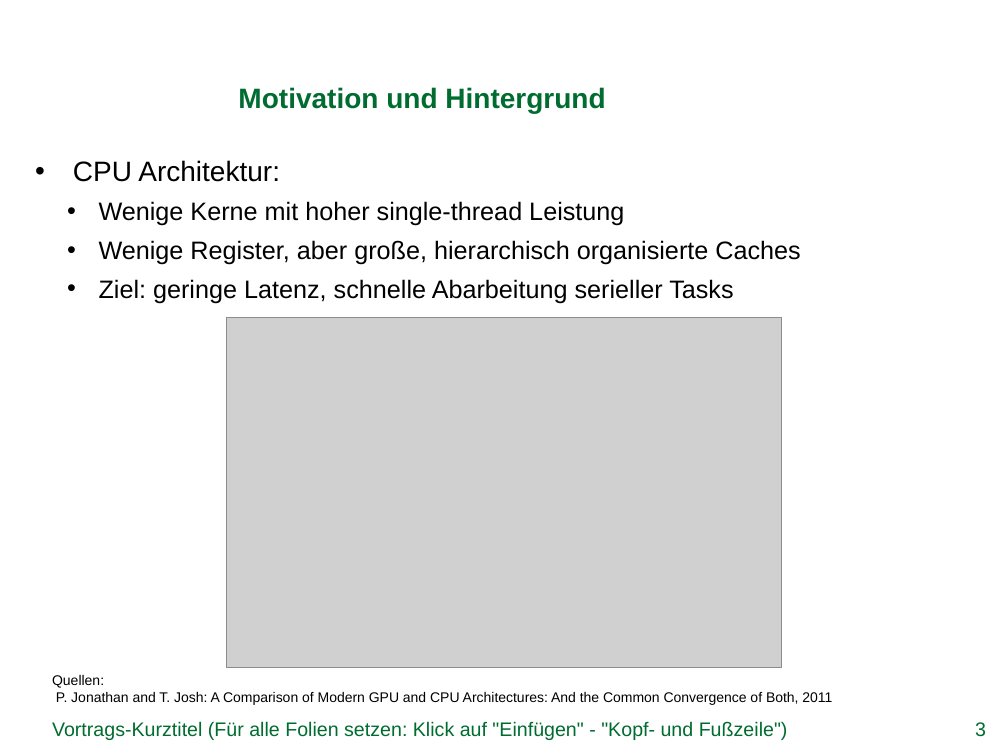
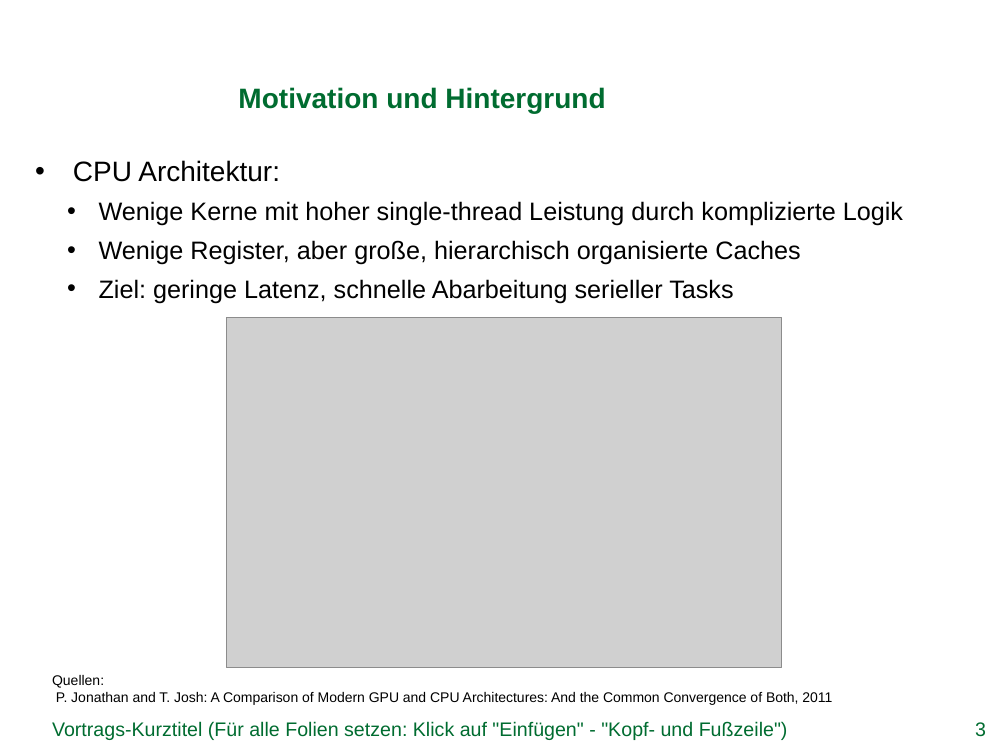
Before and after one commit to DominikBitzer/cuda_project, a slide deck: slide 3 of CUDA_presentation.pptx. Drawn at 1008x756 pixels with LibreOffice and Linux fonts; fonts in the diff are those of the drawing; grey boxes stand for pictures; background and template pictures are left out. Boxes give left, top, right and bottom in pixels: in the first picture for what was removed or moved away, otherwise in the second. Text is boxed around its words. In the diff, an @@ line names an element or a change of style, - is before the commit and + after.

```diff
--- a/CUDA_presentation.pptx
+++ b/CUDA_presentation.pptx
@@ text at (99, 201, 903, 226): text changed @@
-  • Wenige Kerne mit hoher single-thread Leistung
+  • Wenige Kerne mit hoher single-thread Leistung durch komplizierte Logik
```
Also in this commit, not shown: 2 other slides changed, 4 slides added.
